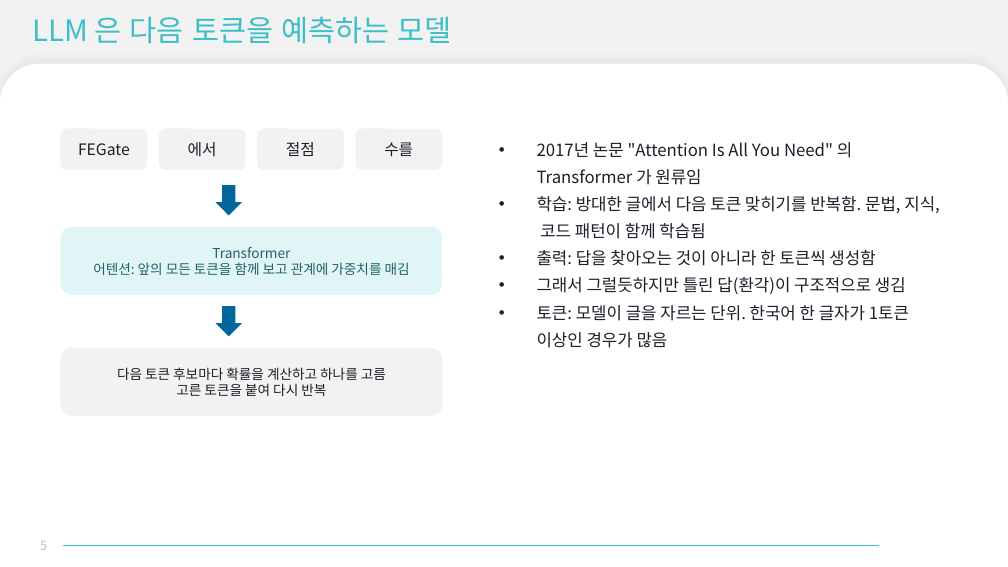
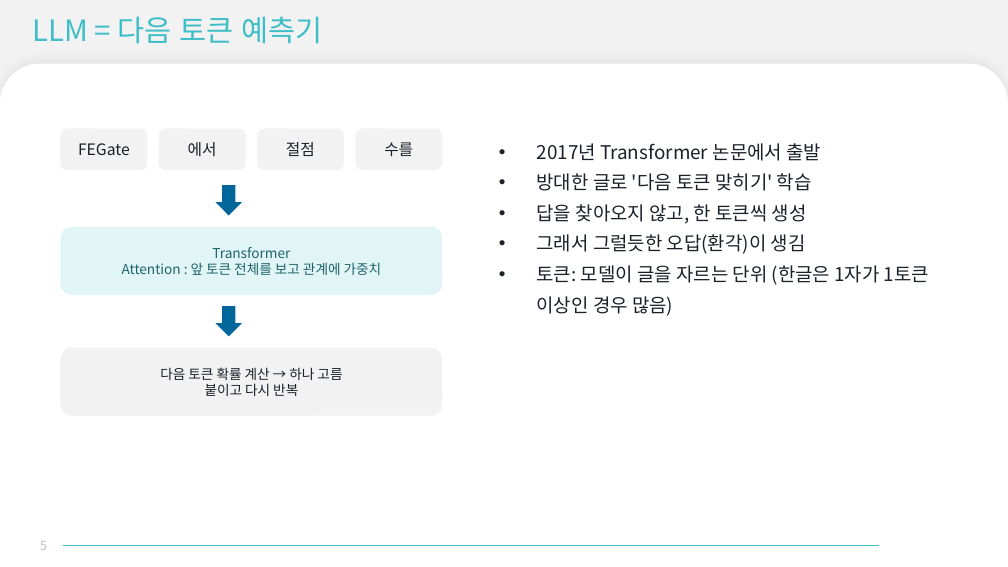
Before and after one commit to evespimrose/SVD-Harness, a slide deck: slide 5 of docs/presentation/LLM-도입-발표.pptx. Drawn at 1008x567 pixels with LibreOffice and Linux fonts; fonts in the diff are those of the drawing; background and template pictures are left out. Boxes give left, top, right and bottom in pixels: in the first picture for what was removed or moved away, otherwise in the second. Text is boxed around its words. In the diff, an @@ line names an element or a change of style, - is before the commit and + after.

```diff
--- a/docs/presentation/LLM-도입-발표.pptx
+++ b/docs/presentation/LLM-도입-발표.pptx
@@ title at [32, 16, 323, 44]: text changed @@
-LLM 은 다음 토큰을 예측하는 모델
+LLM = 다음 토큰 예측기
@@ text at [537, 143, 929, 316]: text changed; size 16 to 18 pt @@
-• 2017년 논문 "Attention Is All You Need" 의 Transformer 가 원류임
-• 학습: 방대한 글에서 다음 토큰 맞히기를 반복함. 문법, 지식, 코드 패턴이 함께 학습됨
-• 출력: 답을 찾아오는 것이 아니라 한 토큰씩 생성함
-• 그래서 그럴듯하지만 틀린 답(환각)이 구조적으로 생김
-• 토큰: 모델이 글을 자르는 단위. 한국어 한 글자가 1토큰 이상인 경우가 많음
+• 2017년 Transformer 논문에서 출발
+• 방대한 글로 '다음 토큰 맞히기' 학습
+• 답을 찾아오지 않고, 한 토큰씩 생성
+• 그래서 그럴듯한 오답(환각)이 생김
+• 토큰: 모델이 글을 자르는 단위 (한글은 1자가 1토큰 이상인 경우 많음)
@@ text in rounded rectangle at [122, 262, 382, 275]: text changed @@
-어텐션: 앞의 모든 토큰을 함께 보고 관계에 가중치를 매김
+Attention : 앞 토큰 전체를 보고 관계에 가중치
@@ text in rounded rectangle at [160, 367, 342, 396]: text changed @@
-다음 토큰 후보마다 확률을 계산하고 하나를 고름
-고른 토큰을 붙여 다시 반복
+다음 토큰 확률 계산 → 하나 고름
+붙이고 다시 반복
```
Also in this commit, not shown: 27 other slides changed, 2 slides added.
